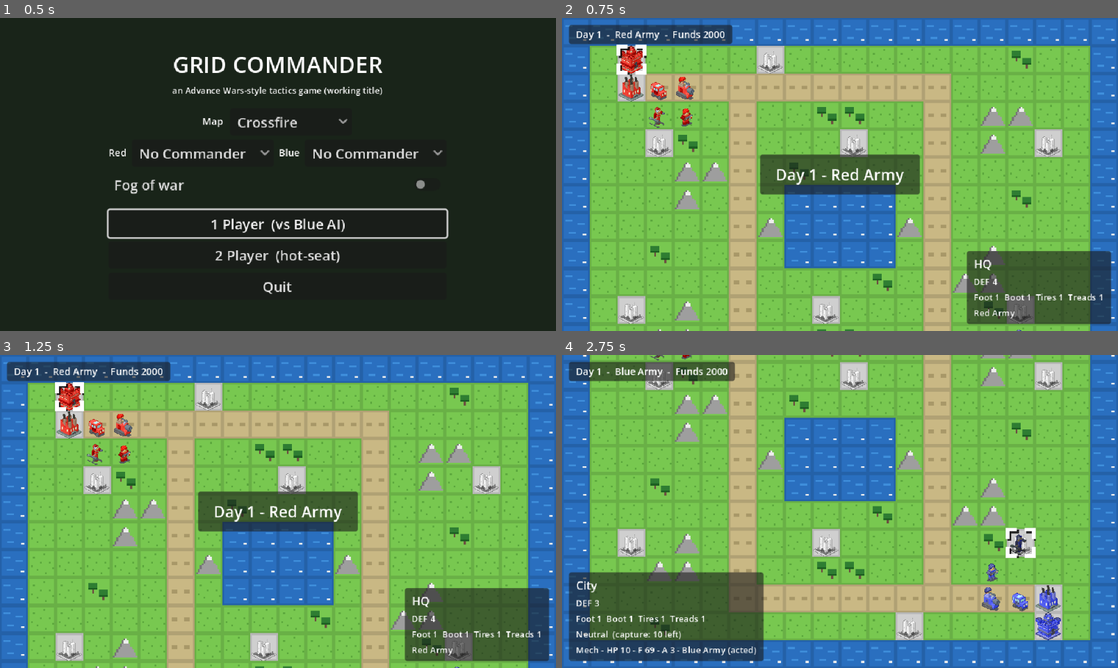
Above: before the commit, frames 1-4 (two rows, left to right).
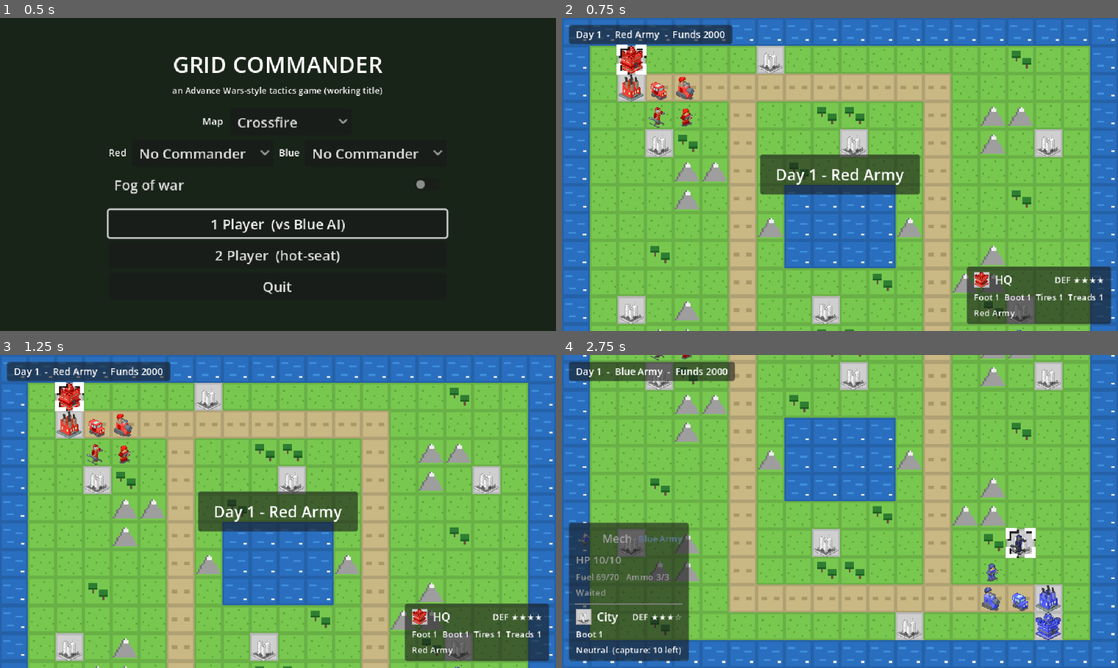
Above: after the commit, the same moments.

Repository: hanscanonico/advance_war_clone
Game: Godot game, scene res://scenes/menu/main_menu.tscn
Same seed, same stepped clock (60 frames per second), same inputs: the game is played once before the commit and once after it.
Inputs (mouse positions are in pixels of both pictures, inside the frame that each line leads up to):
- Up to frame 1 (0.5 s): no input
- Up to frame 2 (0.75 s): click "1 Player (vs Blue AI)" at 0.5 s
- Up to frame 3 (1.25 s): no input
- Up to frame 4 (2.75 s): tap Enter (confirm) at 1.25 s; move the mouse to (962, 495) at 1.27 s; hold Right (cursor_right) 1.28-2 s; hold Enter (confirm) 1.28-2 s; click (962, 495) at 1.42 s; drag from (728, 527) to (812, 574) at 2.02 s

Frame 1 is identical in both runs. In frame 2, 1.6% of the frame differs, in the area x 72-99%, y 74-87%; in frame 3, 1.6%; in frame 4, 8.5%, in the area x 1-37%, y 53-98%.

Commit message:
Lead the tile panel with the hovered unit
The corner panel led with terrain and crammed the unit into one
dash-separated line, so inspecting a unit read the road it parks on
first. Flip the hierarchy: a unit card headlines with icon, team, and
current/max stats, and terrain drops to a compact card below it.

Merge show_terrain/show_unit into one show_tile() — terrain rendering
now depends on whether a unit is present, since an occupied tile lists
only the occupant's move class instead of all four.

Co-Authored-By: Claude Opus 4.8 <noreply@anthropic.com>

Diff:
--- a/scenes/battle/battle.tscn
+++ b/scenes/battle/battle.tscn
@@ -61,17 +61,92 @@
 [node name="Rows" type="VBoxContainer" parent="UI/TerrainPanel/Margin"]
 layout_mode = 2
 
-[node name="NameLabel" type="Label" parent="UI/TerrainPanel/Margin/Rows"]
-unique_name_in_owner = true
-layout_mode = 2
+[node name="UnitRows" type="VBoxContainer" parent="UI/TerrainPanel/Margin/Rows"]
+unique_name_in_owner = true
+visible = false
+layout_mode = 2
+
+[node name="UnitHeader" type="HBoxContainer" parent="UI/TerrainPanel/Margin/Rows/UnitRows"]
+layout_mode = 2
+theme_override_constants/separation = 6
+
+[node name="UnitIcon" type="TextureRect" parent="UI/TerrainPanel/Margin/Rows/UnitRows/UnitHeader"]
+unique_name_in_owner = true
+texture_filter = 1
+custom_minimum_size = Vector2(24, 24)
+layout_mode = 2
+size_flags_vertical = 4
+expand_mode = 1
+stretch_mode = 5
+
+[node name="UnitNameLabel" type="Label" parent="UI/TerrainPanel/Margin/Rows/UnitRows/UnitHeader"]
+unique_name_in_owner = true
+layout_mode = 2
+size_flags_horizontal = 3
+size_flags_vertical = 4
+theme_override_font_sizes/font_size = 13
+text = "Tank"
+
+[node name="UnitTeamLabel" type="Label" parent="UI/TerrainPanel/Margin/Rows/UnitRows/UnitHeader"]
+unique_name_in_owner = true
+layout_mode = 2
+size_flags_vertical = 4
+theme_override_font_sizes/font_size = 10
+text = "Red Army"
+horizontal_alignment = 2
+
+[node name="UnitHpLabel" type="Label" parent="UI/TerrainPanel/Margin/Rows/UnitRows"]
+unique_name_in_owner = true
+layout_mode = 2
+theme_override_font_sizes/font_size = 12
+text = "HP 10/10"
+
+[node name="UnitSupplyLabel" type="Label" parent="UI/TerrainPanel/Margin/Rows/UnitRows"]
+unique_name_in_owner = true
+layout_mode = 2
+theme_override_font_sizes/font_size = 10
+text = "Fuel 70/70   Ammo 9/9"
+
+[node name="UnitExtraLabel" type="Label" parent="UI/TerrainPanel/Margin/Rows/UnitRows"]
+unique_name_in_owner = true
+visible = false
+layout_mode = 2
+theme_override_font_sizes/font_size = 10
+text = "Rng 2-3"
+
+[node name="Separator" type="HSeparator" parent="UI/TerrainPanel/Margin/Rows"]
+unique_name_in_owner = true
+visible = false
+layout_mode = 2
+
+[node name="TerrainHeader" type="HBoxContainer" parent="UI/TerrainPanel/Margin/Rows"]
+layout_mode = 2
+theme_override_constants/separation = 6
+
+[node name="TerrainIcon" type="TextureRect" parent="UI/TerrainPanel/Margin/Rows/TerrainHeader"]
+unique_name_in_owner = true
+texture_filter = 1
+custom_minimum_size = Vector2(18, 18)
+layout_mode = 2
+size_flags_vertical = 4
+expand_mode = 1
+stretch_mode = 5
+
+[node name="NameLabel" type="Label" parent="UI/TerrainPanel/Margin/Rows/TerrainHeader"]
+unique_name_in_owner = true
+layout_mode = 2
+size_flags_horizontal = 3
+size_flags_vertical = 4
 theme_override_font_sizes/font_size = 13
 text = "Plains"
 
-[node name="DefLabel" type="Label" parent="UI/TerrainPanel/Margin/Rows"]
-unique_name_in_owner = true
-layout_mode = 2
+[node name="DefLabel" type="Label" parent="UI/TerrainPanel/Margin/Rows/TerrainHeader"]
+unique_name_in_owner = true
+layout_mode = 2
+size_flags_vertical = 4
 theme_override_font_sizes/font_size = 10
 text = "DEF 1"
+horizontal_alignment = 2
 
 [node name="MoveLabel" type="Label" parent="UI/TerrainPanel/Margin/Rows"]
 unique_name_in_owner = true
@@ -84,13 +159,6 @@
 layout_mode = 2
 theme_override_font_sizes/font_size = 10
 text = "Neutral"
-
-[node name="UnitLabel" type="Label" parent="UI/TerrainPanel/Margin/Rows"]
-unique_name_in_owner = true
-visible = false
-layout_mode = 2
-theme_override_font_sizes/font_size = 10
-text = "Infantry - HP 10 - Red Army"
 
 [node name="ActionMenu" type="PanelContainer" parent="UI"]
 unique_name_in_owner = true
--- a/scenes/battle/battle_view.gd
+++ b/scenes/battle/battle_view.gd
@@ -320,9 +320,6 @@
 
 
 func refresh_panel(cell: Vector2i) -> void:
-	terrain_panel.show_terrain(
-		map.terrain_at(cell), game.owner_at(cell), game.capture_progress.get(cell, -1)
-	)
 	var hovered := game.unit_at(cell)
 	if hovered != null and not can_see_unit(hovered):
 		hovered = null  # hidden enemies stay hidden in the panel too
@@ -331,7 +328,13 @@
 		var cargo := game.cargo_of(hovered)
 		if not cargo.is_empty():
 			carrying = cargo[0].type.display_name
-	terrain_panel.show_unit(hovered, carrying)
+	terrain_panel.show_tile(
+		map.terrain_at(cell),
+		game.owner_at(cell),
+		game.capture_progress.get(cell, -1),
+		hovered,
+		carrying
+	)
 	terrain_panel.set_side(cursor.position.x < camera.get_screen_center_position().x)
 
 
--- a/scenes/ui/terrain_panel.gd
+++ b/scenes/ui/terrain_panel.gd
@@ -1,9 +1,17 @@
 class_name TerrainPanel
 extends PanelContainer
-## AW-style corner panel showing the hovered tile's terrain stats.
+## AW-style corner panel for the hovered tile. A unit on the tile is the
+## headline card; terrain drops to a compact card below it.
 ## Flips to the other bottom corner when the cursor gets close (set_side).
 
 const TEAM_NAMES := {0: "Neutral", 1: "Red Army", 2: "Blue Army"}
+const TEAM_COLORS := {1: Color(1.0, 0.61, 0.55), 2: Color(0.61, 0.78, 1.0)}
+const ACTED_TINT := Color(0.62, 0.62, 0.62)
+const MAX_DEFENSE_STARS := 4
+const TERRAIN_ATLAS_PATH := "res://assets/tiles/terrain_atlas.png"
+## Terrain atlas cell size; mirrors BattleView.TERRAIN_PX rather than
+## coupling the UI panel to the battle scene for one constant.
+const TERRAIN_PX := 64
 const CLASS_LABELS: Array = [
 	[TerrainType.FOOT, "Foot"],
 	[TerrainType.BOOT, "Boot"],
@@ -11,21 +19,70 @@
 	[TerrainType.TREADS, "Treads"],
 ]
 
+@onready var unit_rows: VBoxContainer = %UnitRows
+@onready var unit_icon: TextureRect = %UnitIcon
+@onready var unit_name_label: Label = %UnitNameLabel
+@onready var unit_team_label: Label = %UnitTeamLabel
+@onready var unit_hp_label: Label = %UnitHpLabel
+@onready var unit_supply_label: Label = %UnitSupplyLabel
+@onready var unit_extra_label: Label = %UnitExtraLabel
+@onready var separator: HSeparator = %Separator
+@onready var terrain_icon: TextureRect = %TerrainIcon
 @onready var name_label: Label = %NameLabel
 @onready var def_label: Label = %DefLabel
 @onready var move_label: Label = %MoveLabel
 @onready var owner_label: Label = %OwnerLabel
-@onready var unit_label: Label = %UnitLabel
 
 
-func show_terrain(terrain: TerrainType, owner_team: int, capture_left: int = -1) -> void:
+func _ready() -> void:
+	set_side(false)  # apply the min-size preset before the first hover
+
+
+## Single entry point per hovered tile; unit is null on empty or fogged tiles.
+## `carrying` names the cargo when the unit is a loaded transport.
+func show_tile(
+	terrain: TerrainType,
+	owner_team: int,
+	capture_left: int = -1,
+	unit: Unit = null,
+	carrying: String = ""
+) -> void:
+	_show_unit(unit, carrying)
+	_show_terrain(terrain, owner_team, capture_left, unit)
+
+
+func _show_unit(unit: Unit, carrying: String) -> void:
+	unit_rows.visible = unit != null
+	separator.visible = unit != null
+	if unit == null:
+		return
+	unit_icon.texture = UnitSprite.texture_for(unit.type, unit.team)
+	unit_name_label.text = unit.type.display_name
+	unit_team_label.text = TEAM_NAMES.get(unit.team, "Team %d" % unit.team)
+	var team_color: Color = TEAM_COLORS.get(unit.team, Color.WHITE)
+	unit_team_label.add_theme_color_override("font_color", team_color)
+	unit_hp_label.text = "HP %d/10" % unit.displayed_hp()
+	var supply := "Fuel %d/%d" % [unit.fuel, unit.type.max_fuel]
+	if unit.type.max_ammo > 0:
+		supply += "   Ammo %d/%d" % [unit.ammo, unit.type.max_ammo]
+	unit_supply_label.text = supply
+	var extras := PackedStringArray()
+	if unit.type.min_range > 1:
+		extras.append("Rng %d-%d" % [unit.type.min_range, unit.type.max_range])
+	if carrying != "":
+		extras.append("Carrying %s" % carrying)
+	if unit.acted:
+		extras.append("Waited")
+	unit_extra_label.visible = not extras.is_empty()
+	unit_extra_label.text = "  ".join(extras)
+	unit_rows.modulate = ACTED_TINT if unit.acted else Color.WHITE
+
+
+func _show_terrain(terrain: TerrainType, owner_team: int, capture_left: int, unit: Unit) -> void:
+	terrain_icon.texture = _terrain_texture(terrain, owner_team)
 	name_label.text = terrain.display_name
-	def_label.text = "DEF %d" % terrain.defense_stars
-	var parts := PackedStringArray()
-	for pair: Array in CLASS_LABELS:
-		var cost: int = terrain.move_cost(pair[0])
-		parts.append("%s %s" % [pair[1], "-" if cost == TerrainType.IMPASSABLE else str(cost)])
-	move_label.text = "  ".join(parts)
+	def_label.text = "DEF %s" % _stars(terrain.defense_stars)
+	move_label.text = _move_costs(terrain, unit)
 	owner_label.visible = terrain.is_property
 	var owner_text: String = TEAM_NAMES.get(owner_team, "Team %d" % owner_team)
 	if capture_left >= 0:
@@ -33,23 +90,32 @@
 	owner_label.text = owner_text
 
 
-## Shows the hovered unit's line, or hides it when unit is null.
-## `carrying` names the cargo when the unit is a loaded transport.
-func show_unit(unit: Unit, carrying: String = "") -> void:
-	unit_label.visible = unit != null
-	if unit == null:
-		return
-	var team_name: String = TEAM_NAMES.get(unit.team, "Team %d" % unit.team)
-	var stats := "%s - HP %d" % [unit.type.display_name, unit.displayed_hp()]
-	stats += " - F %d" % unit.fuel
-	if unit.type.max_ammo > 0:
-		stats += " - A %d" % unit.ammo
-	stats += " - " + team_name
-	if unit.acted:
-		stats += " (acted)"
-	if carrying != "":
-		stats += " [+%s]" % carrying
-	unit_label.text = stats
+## Occupied tile: only the occupant's move class matters. Empty tile: keep
+## the full four-class planning row.
+func _move_costs(terrain: TerrainType, unit: Unit) -> String:
+	var parts := PackedStringArray()
+	for pair: Array in CLASS_LABELS:
+		if unit != null and unit.type.move_class != pair[0]:
+			continue
+		var cost: int = terrain.move_cost(pair[0])
+		parts.append("%s %s" % [pair[1], "-" if cost == TerrainType.IMPASSABLE else str(cost)])
+	return "  ".join(parts)
+
+
+func _stars(count: int) -> String:
+	if count <= 0:
+		return "0"
+	return "★".repeat(count) + "☆".repeat(MAX_DEFENSE_STARS - count)
+
+
+## The same artwork the board draws: one cell of the terrain atlas, with the
+## owner-coloured row for properties (rows 1+ exist only when team_tinted).
+func _terrain_texture(terrain: TerrainType, owner_team: int) -> AtlasTexture:
+	var atlas := AtlasTexture.new()
+	atlas.atlas = load(TERRAIN_ATLAS_PATH)
+	var row: int = owner_team if terrain.team_tinted and owner_team > 0 else 0
+	atlas.region = Rect2(terrain.atlas_col * TERRAIN_PX, row * TERRAIN_PX, TERRAIN_PX, TERRAIN_PX)
+	return atlas
 
 
 func set_side(on_right: bool) -> void:
